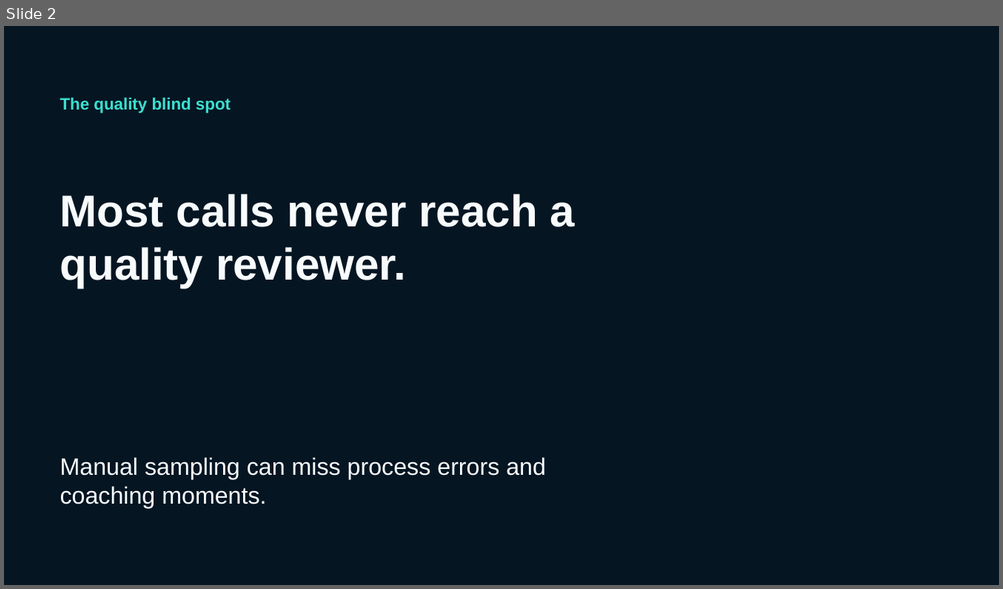
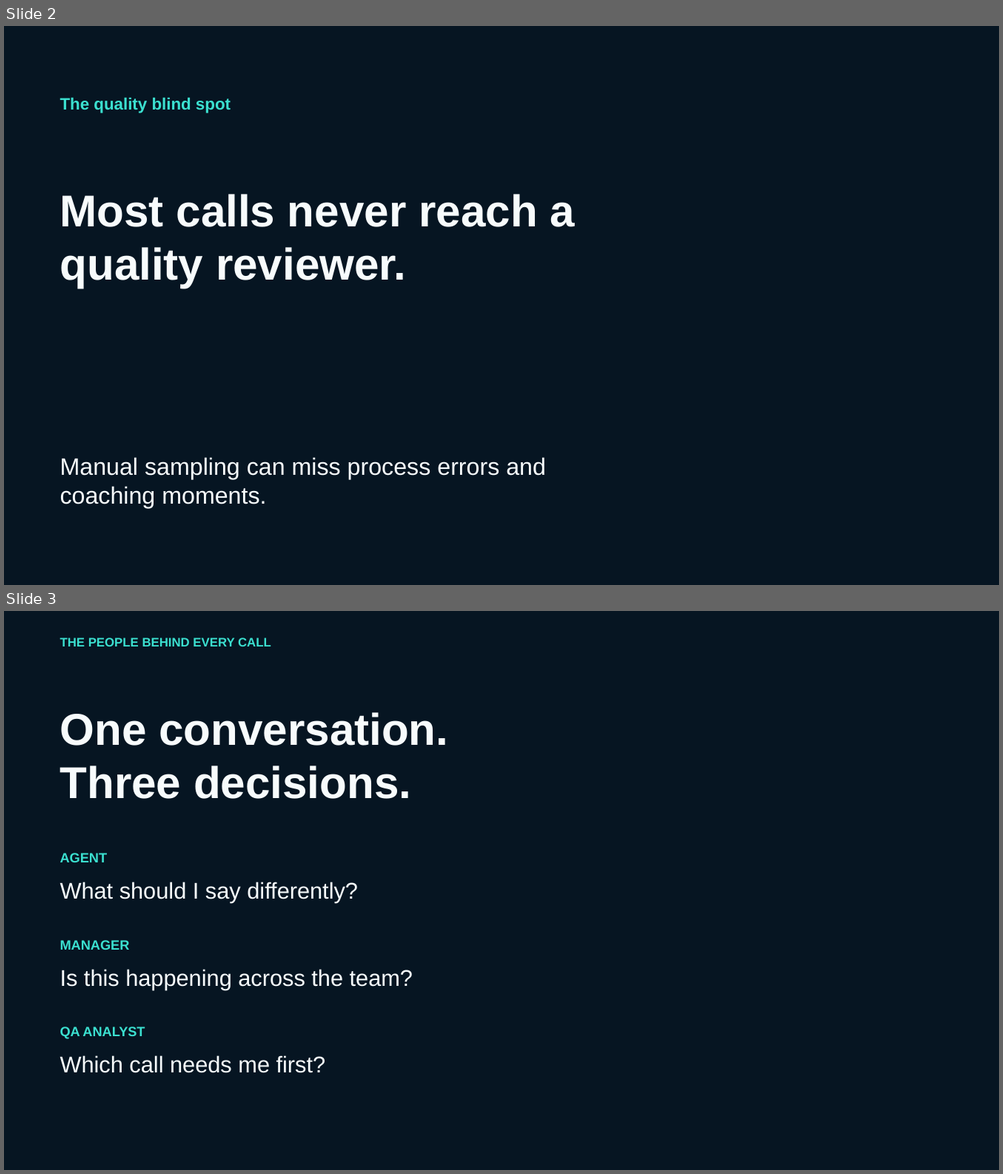
Before and after one commit to XTEP63/calliq-ai, a slide deck: presentation/output/CallIQ-innovation-demo.pptx. Shown one above the other, each under a label of ours: slide 2 before the commit, slides 2 and 3 after it. The pictures are 1003x589 and 1003x1174 pixels, drawn with LibreOffice and Linux fonts; fonts in the diff are those of the drawing; background and template pictures are left out. Boxes give left, top, right and bottom in pixels: in the first picture for what was removed or moved away, otherwise in the second. Text is boxed around its words. In the diff, an @@ line names an element or a change of style, - is before the commit and + after.

Commit message:
Revise CallIQ pitch deck for solo product story

```diff
--- a/presentation/output/CallIQ-innovation-demo.pptx
+++ b/presentation/output/CallIQ-innovation-demo.pptx
@@ slide 3 added at bbox=[4, 611, 999, 1170], background picture (left out) @@
@@ text added at bbox=[60, 638, 271, 647], 12 pt, text #3BE0D0, bold @@
+THE PEOPLE BEHIND EVERY CALL
@@ text added at bbox=[60, 712, 448, 799], 43 pt, text #F7FBFC, bold @@
+One conversation.
+Three decisions.
@@ text added at bbox=[60, 853, 108, 863], 13 pt, text #3BE0D0, bold @@
+AGENT
@@ text added at bbox=[60, 882, 358, 903], 22 pt, text #F7FBFC @@
+What should I say differently?
@@ text added at bbox=[60, 940, 130, 950], 13 pt, text #3BE0D0, bold @@
+MANAGER
@@ text added at bbox=[60, 969, 412, 991], 22 pt, text #F7FBFC @@
+Is this happening across the team?
@@ text added at bbox=[60, 1027, 145, 1039], 13 pt, text #3BE0D0, bold @@
+QA ANALYST
@@ text added at bbox=[60, 1056, 326, 1073], 22 pt, text #F7FBFC @@
+Which call needs me first?
```
Also in this commit, not shown: 2 slides changed, 7 other slides added, 8 slides removed, 5 other files.
